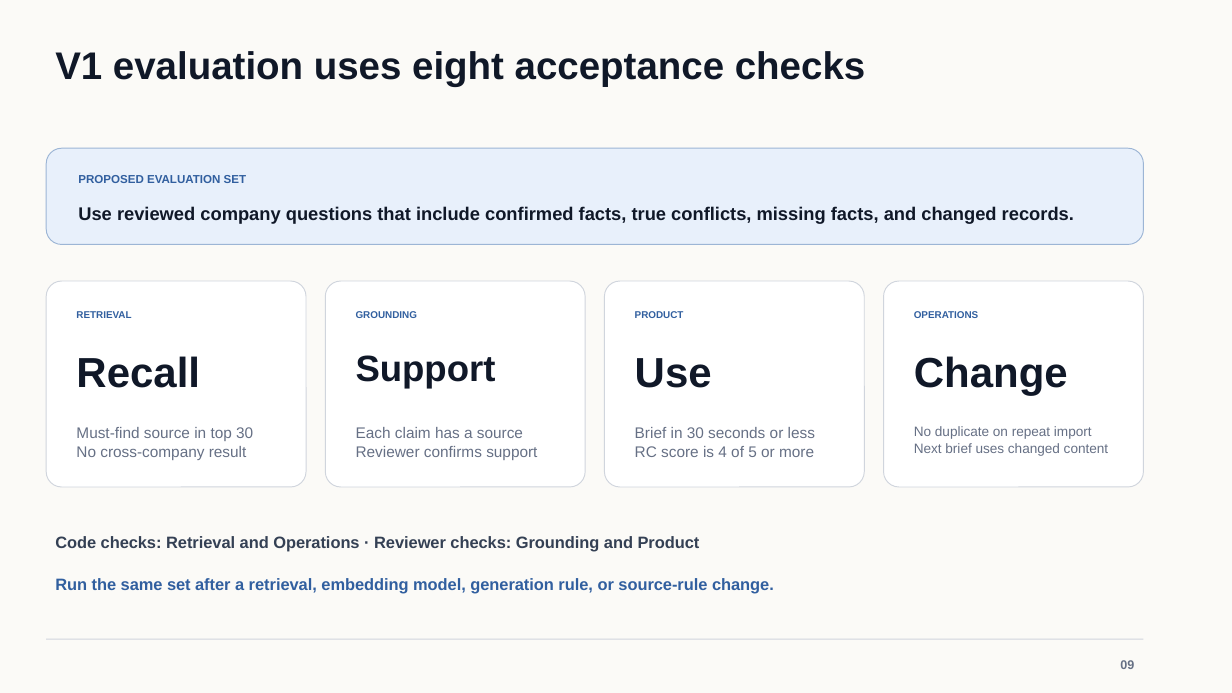
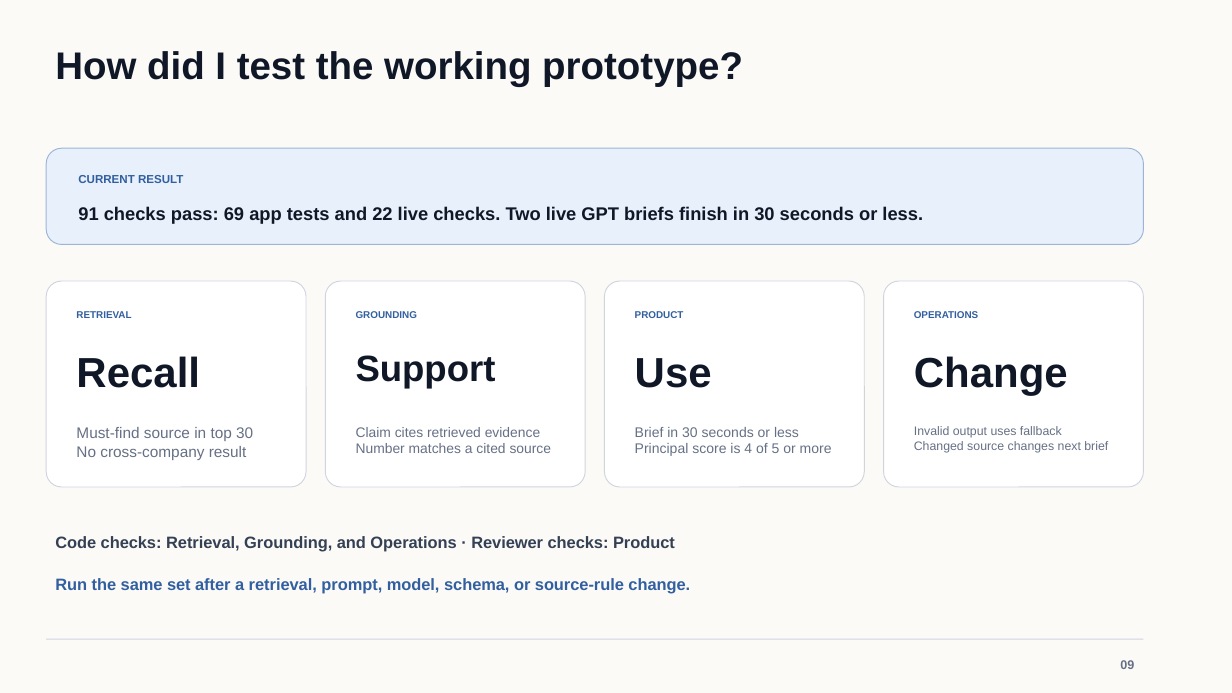
Before and after one commit to osuthorpe/LENS-POC, a slide deck: slide 9 of docs/AVIC-Portfolio-Intelligence-Brief.pptx. Drawn at 1232x693 pixels with LibreOffice and Linux fonts; fonts in the diff are those of the drawing. Boxes give left, top, right and bottom in pixels: in the first picture for what was removed or moved away, otherwise in the second. Text is boxed around its words. In the diff, an @@ line names an element or a change of style, - is before the commit and + after.

Commit message:
Add source-supported brief generation

```diff
--- a/docs/AVIC-Portfolio-Intelligence-Brief.pptx
+++ b/docs/AVIC-Portfolio-Intelligence-Brief.pptx
@@ text at [55, 51, 743, 87]: text changed @@
-V1 evaluation uses eight acceptance checks
+How did I test the working prototype?
@@ text at [78, 175, 183, 183]: text changed @@
-PROPOSED EVALUATION SET
+CURRENT RESULT
@@ text at [78, 206, 923, 224]: text changed @@
-Use reviewed company questions that include confirmed facts, true conflicts, missing facts, and changed records.
+91 checks pass: 69 app tests and 22 live checks. Two live GPT briefs finish in 30 seconds or less.
@@ text at [356, 427, 552, 453]: text changed; size 12 to 10.8 pt @@
-Each claim has a source
-Reviewer confirms support
+Claim cites retrieved evidence
+Number matches a cited source
@@ text at [635, 443, 832, 456]: text changed; size 12 to 10.9 pt @@
-RC score is 4 of 5 or more
+Principal score is 4 of 5 or more
@@ text at [635, 427, 799, 437]: size 12 to 10.9 pt in "Brief in 30 seconds or less" @@
@@ text at [914, 426, 1108, 453]: text changed; size 10.6 to 9.7 pt @@
-No duplicate on repeat import
-Next brief uses changed content
+Invalid output uses fallback
+Changed source changes next brief
@@ text at [55, 536, 675, 551]: text changed @@
-Code checks: Retrieval and Operations · Reviewer checks: Grounding and Product
+Code checks: Retrieval, Grounding, and Operations · Reviewer checks: Product
@@ text at [55, 578, 690, 594]: text changed @@
-Run the same set after a retrieval, embedding model, generation rule, or source-rule change.
+Run the same set after a retrieval, prompt, model, schema, or source-rule change.
```
Also in this commit, not shown: 11 other slides changed, 18 other files.
